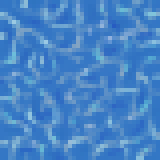
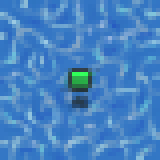
Before/after of a 160×160 layered artwork. What changed in the layer stack:
added layer "torpedo" above "torpedo_left" over [48, 68, 100, 112]
